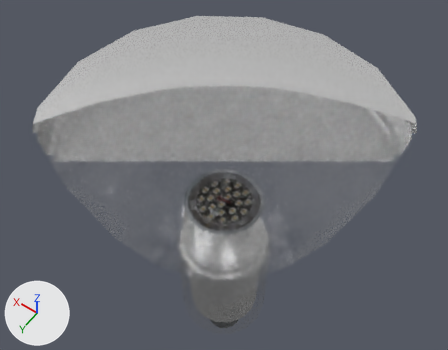
What one commit did to the glTF model GLBFiles/Beleuchtung/Lampen/BDS470.glb.
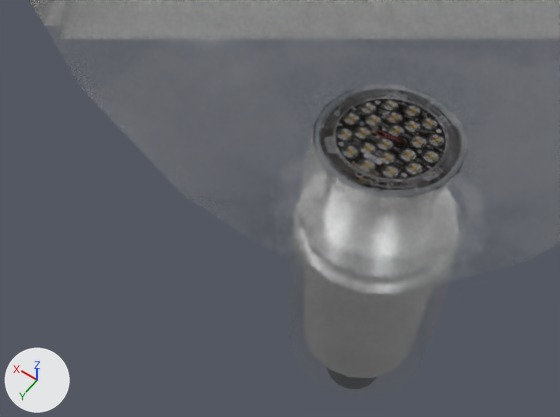
Each version is shown whole from a 50 mm camera at (-0.382, 0.535, 1.379) aimed at (0.057, -0.08, 0.413), then close up from a 50 mm camera at (-0.207, 0.467, 0.995) aimed at (0.069, 0.08, 0.388). The lights are fixed; the arrows at lower left show +X, +Y and +Z. The first two pictures are the older version. Everything nearer to the camera than a plane just in front of the edit is cut away. Where no turn or scale is listed for an object, it has been applied to the vertices. Vertices at exactly the same position are counted once.

In view in the first close-up: 'BezierCurve.003', 'Glas.001', 'Rippen'.
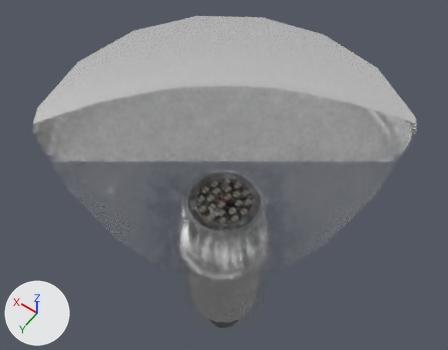
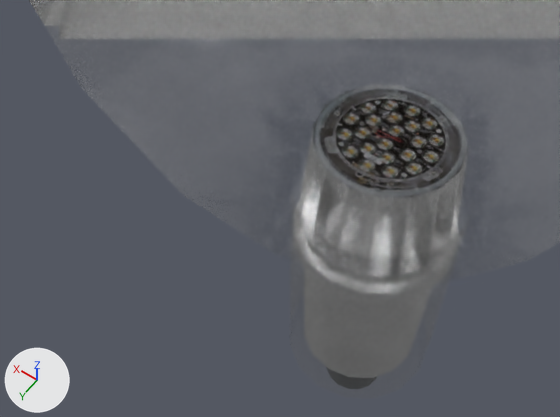
What differs and where, as boxes [x1, y1, x2, y2] in the close-ups (560 x 417 px):
'Rippen', reshaped
    before: [301, 130, 326, 201]
    after: [301, 130, 468, 258]
part 1 of me_cube_001, added
    after: [412, 189, 440, 255]
part 2 of me_cube_001, built on
    after: [301, 153, 468, 258]

Patch to the scene script:
```diff
--- a/GLBFiles/Beleuchtung/Lampen/BDS470.glb.py
+++ b/GLBFiles/Beleuchtung/Lampen/BDS470.glb.py
@@ me_cube_001 @@
 # used by ob_rippen; location = (0.0, 0.0, 0.3782)
-me_cube_001.from_pydata(...)  # 6 vertices, 8 faces; spans x 0.0277..0.077, y 0.0107..0.0327, z -0.0261..0.0845
+me_cube_001.from_pydata(...)  # 96 vertices, 128 faces; spans x -0.0829..0.0829, y -0.0829..0.0829, z -0.0261..0.0845
+# me_cube_001 part 1: the loose piece of 6 vertices spanning x 0.0277..0.077, y 0.0107..0.0327, z -0.0261..0.0845 is copied, and the copy is mirrored in x about the mesh origin; it spans x -0.077..-0.0277, y 0.0107..0.0327, z -0.0261..0.0845
+# me_cube_001 part 2
+# 4 faces are deleted
+# 60 vertices are added at x -0.0829..0.0829, y -0.0829..0.0829, z -0.0261..0.0845
+# 6 new vertices lie (0.0022, 0.0, 0.0) away from vertices in x -0.0011, y -0.0829..0.0829, z -0.0261..0.0845
+# 6 new vertices lie (0.0015, 0.0015, 0.0) away from vertices in x -0.0594..0.0579, y -0.0594..0.0579, z -0.0261..0.0845
+# 6 new vertices lie (0.0015, -0.0015, 0.0) away from vertices in x -0.0594..0.0579, y -0.0579..0.0594, z -0.0261..0.0845
+# 6 new vertices lie (0.0, 0.0022, 0.0) away from vertices in x -0.0829..0.0829, y -0.0011, z -0.0261..0.0845
+# 116 new faces join them
 me_cube_001.materials.append(mat_weissaluminium)
```
